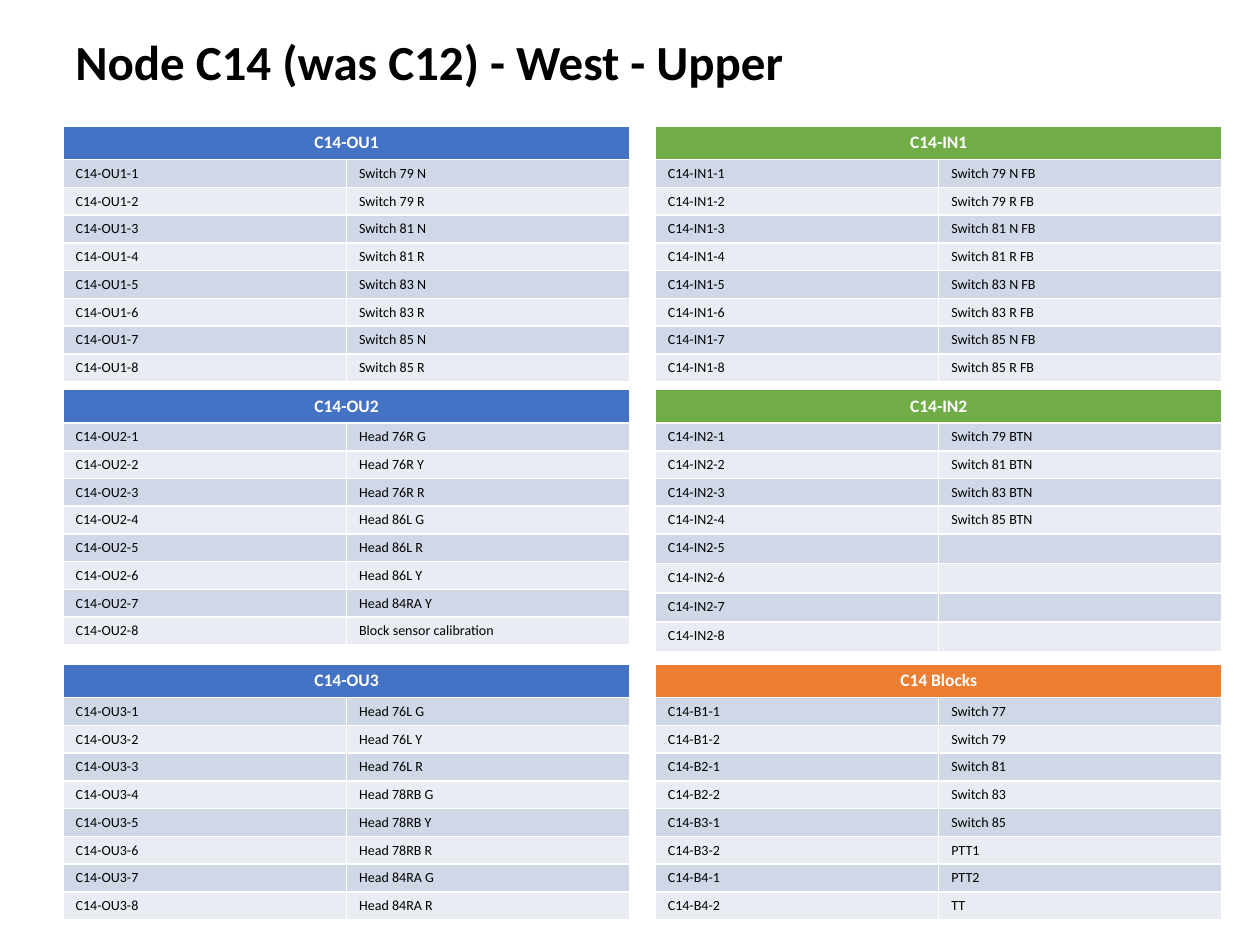
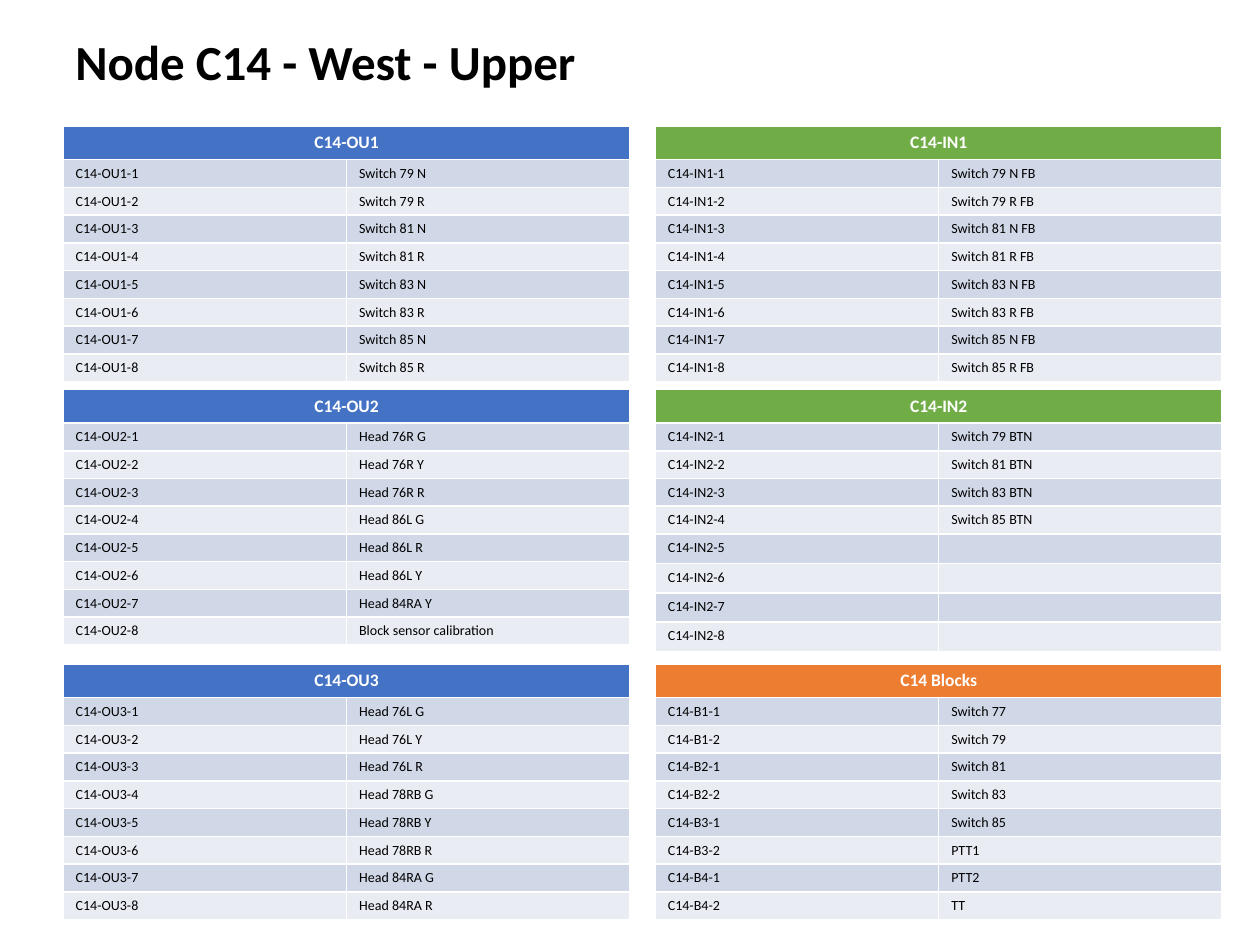
Before and after one commit to lnevo/hart, a slide deck: slide 10 of docs/wiring/Wiring_Schematic.pptx. Drawn at 1260x945 pixels with LibreOffice and Linux fonts; fonts in the diff are those of the drawing. Boxes give left, top, right and bottom in pixels: in the first picture for what was removed or moved away, otherwise in the second. Text is boxed around its words. In the diff, an @@ line names an element or a change of style, - is before the commit and + after.

```diff
--- a/docs/wiring/Wiring_Schematic.pptx
+++ b/docs/wiring/Wiring_Schematic.pptx
@@ text at box(75, 45, 576, 88): text changed @@
-Node C14 (was C12) - West - Upper
+Node C14 - West - Upper
```
Also in this commit, not shown: 12 other slides changed, 3 other files.
